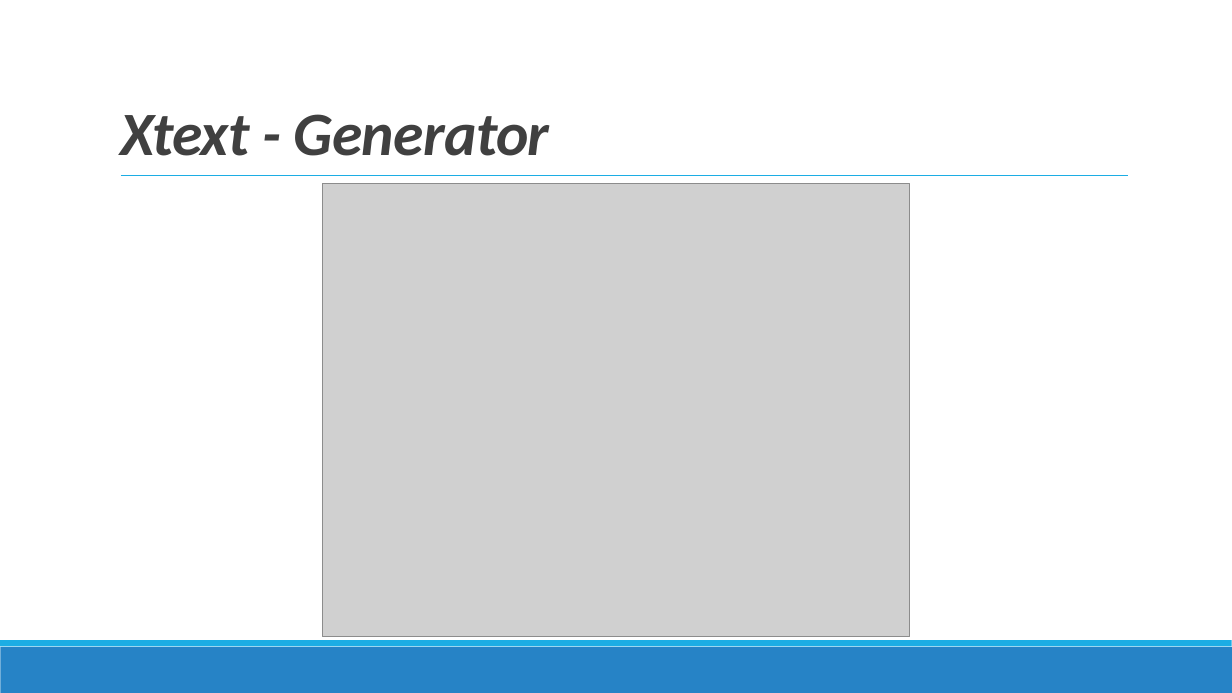
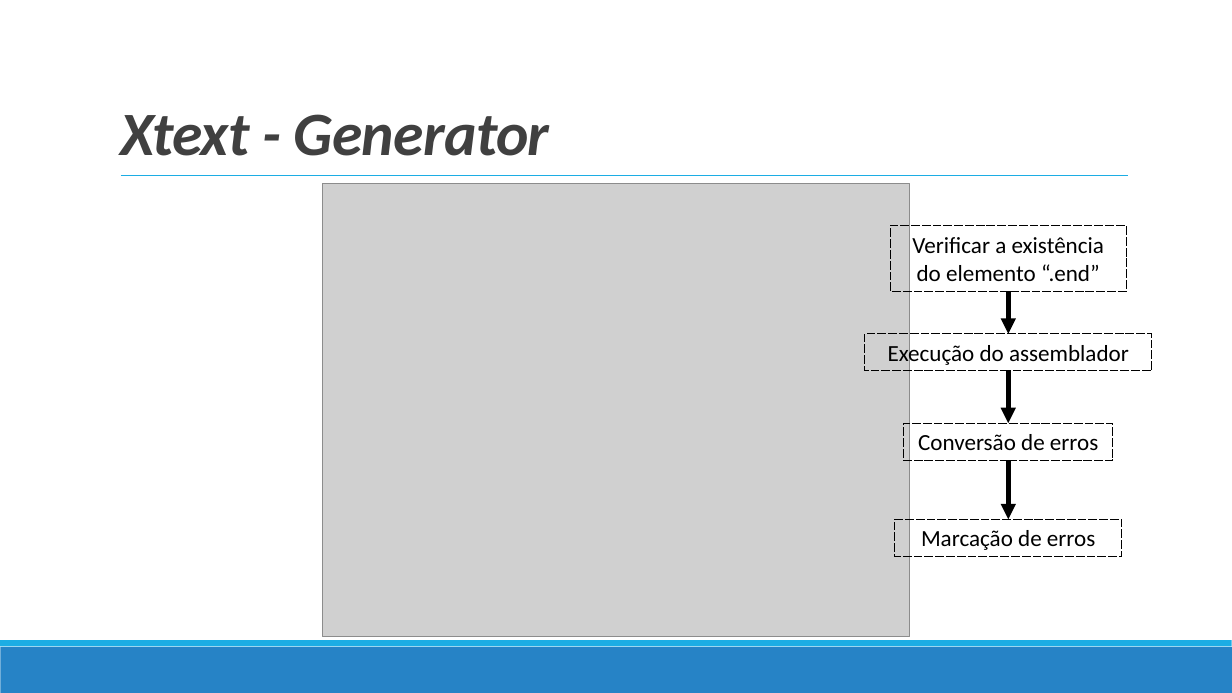
Before and after one commit to TiagoJVO/PDS16inEclipse, a slide deck: slide 20 of Apresentação final/PDS16inEclipse.pptx. Drawn at 1232x693 pixels with LibreOffice and Linux fonts; fonts in the diff are those of the drawing; grey boxes stand for pictures. Boxes give left, top, right and bottom in pixels: in the first picture for what was removed or moved away, otherwise in the second. Text is boxed around its words. In the diff, an @@ line names an element or a change of style, - is before the commit and + after.

Commit message:
Apresentação final

```diff
--- a/Apresentação final/PDS16inEclipse.pptx
+++ b/Apresentação final/PDS16inEclipse.pptx
@@ rectangle added at (890, 226, 1127, 291), outline #000000 0.75 pt dashed, 18 pt, text #000000 @@
+Verificar a existência do elemento “.end”
@@ arrow added from (1008, 291) to (1008, 334), #000000 4 pt @@
@@ rectangle added at (865, 334, 1153, 371), outline #000000 0.75 pt dashed, 18 pt, text #000000 @@
+Execução do assemblador
@@ arrow added from (1008, 372) to (1008, 423), #000000 4 pt @@
@@ rectangle added at (904, 423, 1114, 460), outline #000000 0.75 pt dashed, 18 pt, text #000000 @@
+Conversão de erros
@@ arrow added from (1008, 460) to (1008, 519), #000000 4 pt @@
@@ rectangle added at (895, 519, 1122, 556), outline #000000 0.75 pt dashed, 18 pt, text #000000 @@
+Marcação de erros
```
Also in this commit, not shown: 5 other slides changed, 1 slide added, 1 slide removed, 54 other files.
